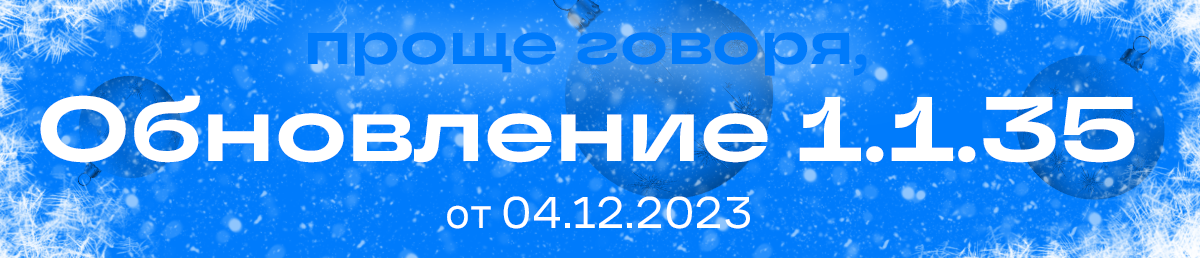
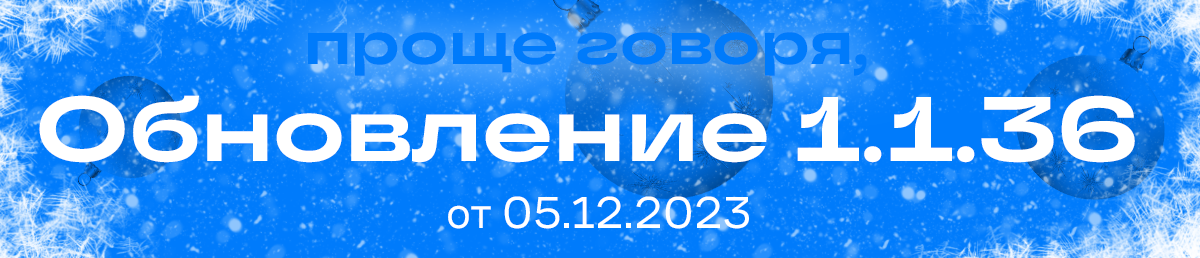
Two versions of the same layered image (1200 x 258). Layer-by-layer changes:
renamed "Обновление 1.1.35" to "Обновление 1.1.36", painted on it over (x1=39, y1=95, x2=1135, y2=163)
renamed "от 04.12.2023" to "от 05.12.2023", painted on it over (x1=447, y1=196, x2=750, y2=229)
